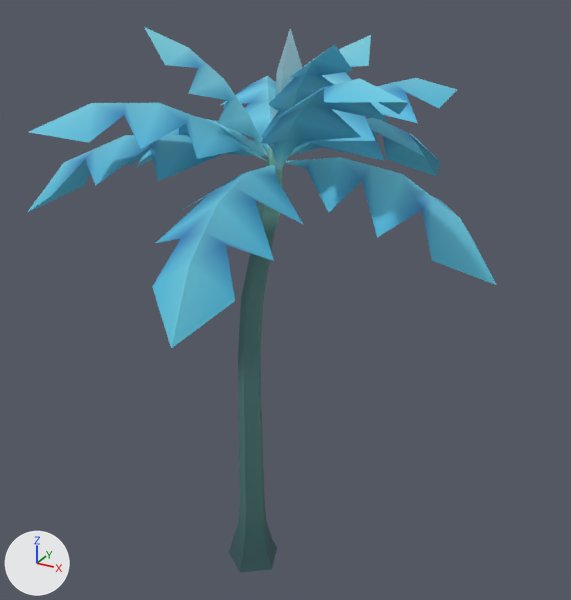
Renders of the glTF model public/models/vegetation/alien-tree/alien_tree_lod2.glb from each side of a commit.
Camera for both pictures: a 50 mm lens placed at (3.07, -4.97, 5.05), pointed at (0.19, 0.26, 2.43). Every picture has the same lights, and +X, +Y and +Z are marked at lower left. The first picture is the older version. Vertices at exactly the same position are counted once.

Objects in the first picture: 'AlienTree'.
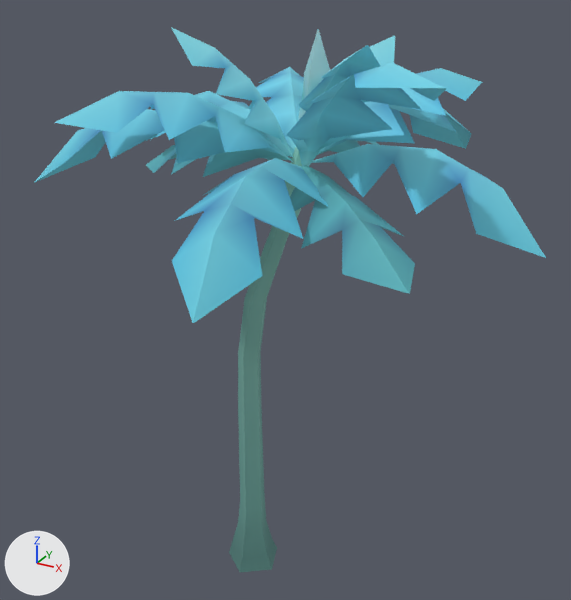
What changed in the scene script:
```text
Change mat_banded_teal_bark:
    where n0 = _N.new('ShaderNodeBsdfPrincipled'); n0.name = 'Principled BSDF'
    n0.inputs[27].default_value: (0.004, 0.012, 0.012, 1.0) -> (0.02, 0.052, 0.05, 1.0)  # 'Emission Color', black #0d1d1d -> 'Emission Color', dark cyan #27403f
Change mat_waxy_blue_leaf_tissue:
    where n0 = _N.new('ShaderNodeBsdfPrincipled'); n0.name = 'Principled BSDF'
    n0.inputs[27].default_value: (0.01, 0.045, 0.065, 1.0) -> (0.03, 0.095, 0.098, 1.0)  # 'Emission Color', dark cyan #193c48 -> 'Emission Color', dark cyan #305758
Change me_alientree:
    remove me_alientree.from_pydata(...)  # 368 vertices, 476 faces; spans x -1.65..1.98, y -1.69..1.95, z -0.12..4.58
    add me_alientree.from_pydata(...)  # 440 vertices, 560 faces; spans x -1.59..2.26, y -1.73..2.18, z -0.12..4.58
    me_alientree part 1: the loose piece of 24 vertices spanning x 0.01..0.64, y 0.13..1.05, z 3.64..4.46 is moved by (0.18, 0.07, 0.0)
    me_alientree part 2: the loose piece of 24 vertices spanning x 0.25..1.0, y -0.61..0.05, z 3.58..4.56 is moved by (0.18, 0.07, 0.0)
    me_alientree part 3: the loose piece of 24 vertices spanning x -0.55..0.17, y -0.46..0.13, z 3.66..4.58 is moved by (0.18, 0.07, 0.0)
    me_alientree part 4: the loose piece of 18 vertices spanning x 0.21..0.41, y -0.1..0.17, z 3.64..4.57 is moved by (0.18, 0.07, 0.0)
    me_alientree part 5: the loose piece of 24 vertices spanning x -1.65..0.17, y -0.02..0.92, z 3.21..3.82 is rebuilt with 24 vertices and now spans x -1.59..0.34, y 0.02..0.93, z 3.23..3.67
    me_alientree part 6: the loose piece of 24 vertices spanning x 0.24..1.18, y 0.11..1.31, z 3.65..4.17 is rebuilt with 24 vertices and now spans x 0.42..1.35, y 0.18..1.37, z 3.65..4.25
    me_alientree part 7: the loose piece of 24 vertices spanning x -1.64..0.17, y -0.81..0.17, z 3.15..3.81 is rebuilt with 24 vertices and now spans x -1.55..0.34, y -0.78..0.24, z 3.4..3.99
    me_alientree part 8: the loose piece of 24 vertices spanning x -0.71..0.19, y 0.12..1.47, z 3.63..4.08 is rebuilt with 24 vertices and now spans x -0.55..0.37, y 0.19..1.54, z 3.63..4.16
    me_alientree part 9: the loose piece of 24 vertices spanning x 0.25..1.62, y -1.01..0.05, z 3.66..4.4 is rebuilt with 24 vertices and now spans x 0.43..1.79, y -0.95..0.12, z 3.66..4.48
    me_alientree part 10: the loose piece of 24 vertices spanning x -0.09..0.79, y -1.69..0.02, z 2.94..3.69 is rebuilt with 24 vertices and now spans x 0.08..1.0, y -1.73..0.09, z 3.16..3.8
    me_alientree part 11: the loose piece of 24 vertices spanning x -0.96..0.19, y -1.18..0.05, z 3.63..4.12 is rebuilt with 24 vertices and now spans x -0.78..0.36, y -1.11..0.12, z 3.63..4.21
    me_alientree part 12: the loose piece of 24 vertices spanning x 0.27..1.98, y -0.48..0.42, z 3.06..3.73 is rebuilt with 24 vertices and now spans x 0.45..2.26, y -0.44..0.5, z 3.28..3.86
    me_alientree part 13: the loose piece of 24 vertices spanning x 0.04..1.02, y 0.13..1.95, z 3.16..3.81 is rebuilt with 24 vertices and now spans x 0.21..1.23, y 0.2..2.11, z 3.41..4.0
    me_alientree part 14: a new loose piece of 24 vertices spanning x -1.55..0.34, y 0.04..1.03, z 3.46..4.01, in mat_waxy_blue_leaf_tissue
    me_alientree part 15: a new loose piece of 24 vertices spanning x 0.42..1.74, y -1.14..0.11, z 3.33..3.64, in mat_waxy_blue_leaf_tissue
    me_alientree part 16: a new loose piece of 24 vertices spanning x -0.14..0.64, y 0.2..2.18, z 3.35..3.72, in mat_waxy_blue_leaf_tissue
    me_alientree part 17
    26 vertices are removed from x -0.06..0.27, y -0.08..0.15, z 2.5..3.74
    55 faces are deleted
    26 vertices are added at x -0.03..0.45, y -0.06..0.2, z 2.5..3.74
    55 new faces join them, mat_banded_teal_bark
    me_alientree part 18: 65 kept faces spanning x -0.22..0.24, y -0.25..0.2, z -0.12..2.0 get new vertex colours; the middle colour goes from dark cyan #3b6364 to cyan #53827a
```

What differs and where, as boxes [x1, y1, x2, y2] in the pictures (571 x 600 px; the box of a moved part takes in the faces that stretch with it):
'AlienTree', recoloured, reshaped (9% wider)
    before: [27, 27, 497, 572]
    after: [34, 27, 546, 572]
part 1 of me_alientree, moved or reshaped
    before: [323, 35, 371, 112]
    after: [370, 36, 395, 66]
part 2 of me_alientree, moved or reshaped
    before: [261, 45, 353, 169]
    after: [290, 45, 380, 166]
part 3 of me_alientree, moved or reshaped
    before: [144, 27, 268, 157]
    after: [171, 27, 293, 157]
part 4 of me_alientree, moved or reshaped
    before: [272, 29, 302, 119]
    after: [299, 29, 330, 120]
part 5 of me_alientree, rebuilt
    before: [137, 117, 268, 167]
    after: [146, 145, 292, 177]
part 6 of me_alientree, rebuilt (12% taller)
    before: [291, 78, 457, 154]
    after: [319, 68, 482, 153]
part 7 of me_alientree, rebuilt (7% wider)
    before: [27, 135, 267, 213]
    after: [34, 109, 292, 183]
part 8 of me_alientree, rebuilt
    before: [221, 76, 276, 152]
    after: [256, 67, 304, 150]
part 9 of me_alientree, rebuilt (7% wider, 18% taller)
    before: [260, 78, 409, 154]
    after: [286, 62, 446, 152]
part 10 of me_alientree, rebuilt (10% shorter)
    before: [152, 165, 304, 348]
    after: [172, 158, 328, 323]
part 11 of me_alientree, rebuilt (20% taller)
    before: [29, 103, 268, 162]
    after: [55, 91, 293, 162]
part 12 of me_alientree, rebuilt (11% wider, 11% shorter)
    before: [285, 157, 497, 285]
    after: [311, 144, 546, 258]
part 13 of me_alientree, rebuilt
    before: [290, 118, 440, 176]
    after: [318, 104, 471, 154]
part 14 of me_alientree, added
    after: [150, 91, 294, 155]
part 15 of me_alientree, added (cyan)
    after: [290, 165, 415, 294]
part 16 of me_alientree, added
    after: [317, 140, 379, 155]
part 17 of me_alientree, moved or reshaped
    before: [238, 146, 282, 359]
    after: [238, 147, 302, 359]
part 18 of me_alientree, recoloured (dark cyan to cyan)
    both: [229, 354, 277, 572]
